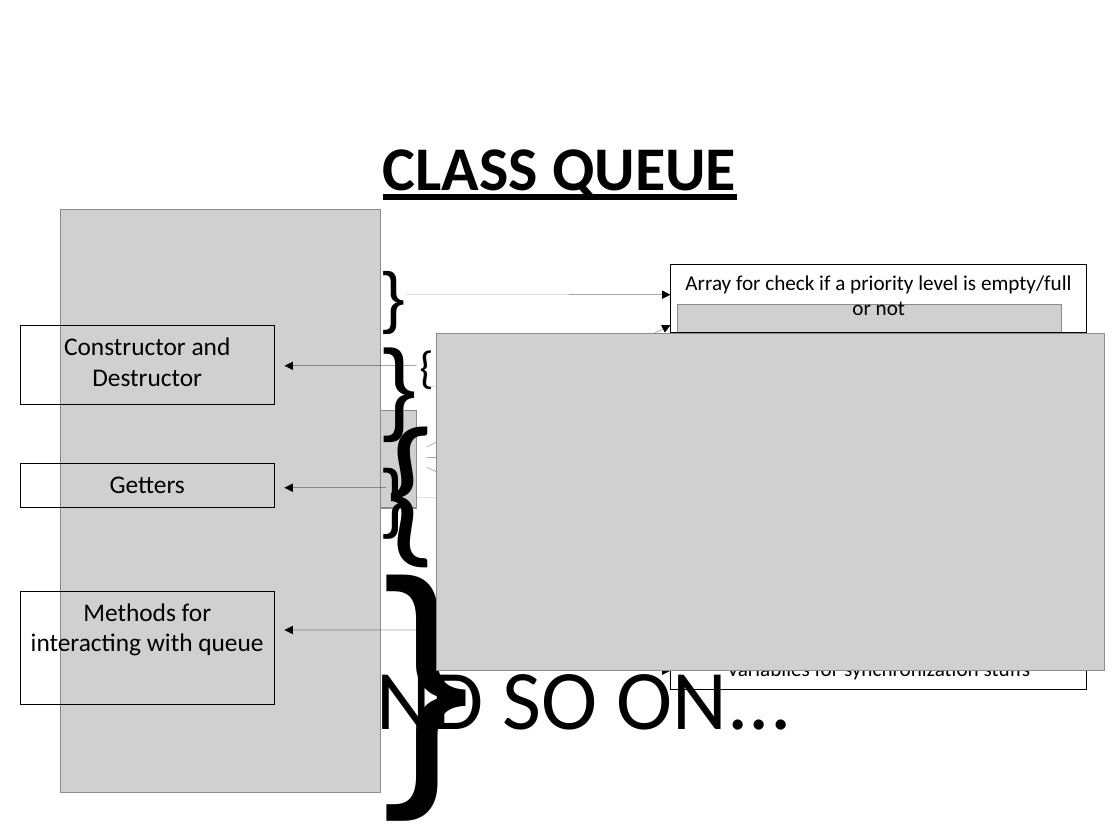
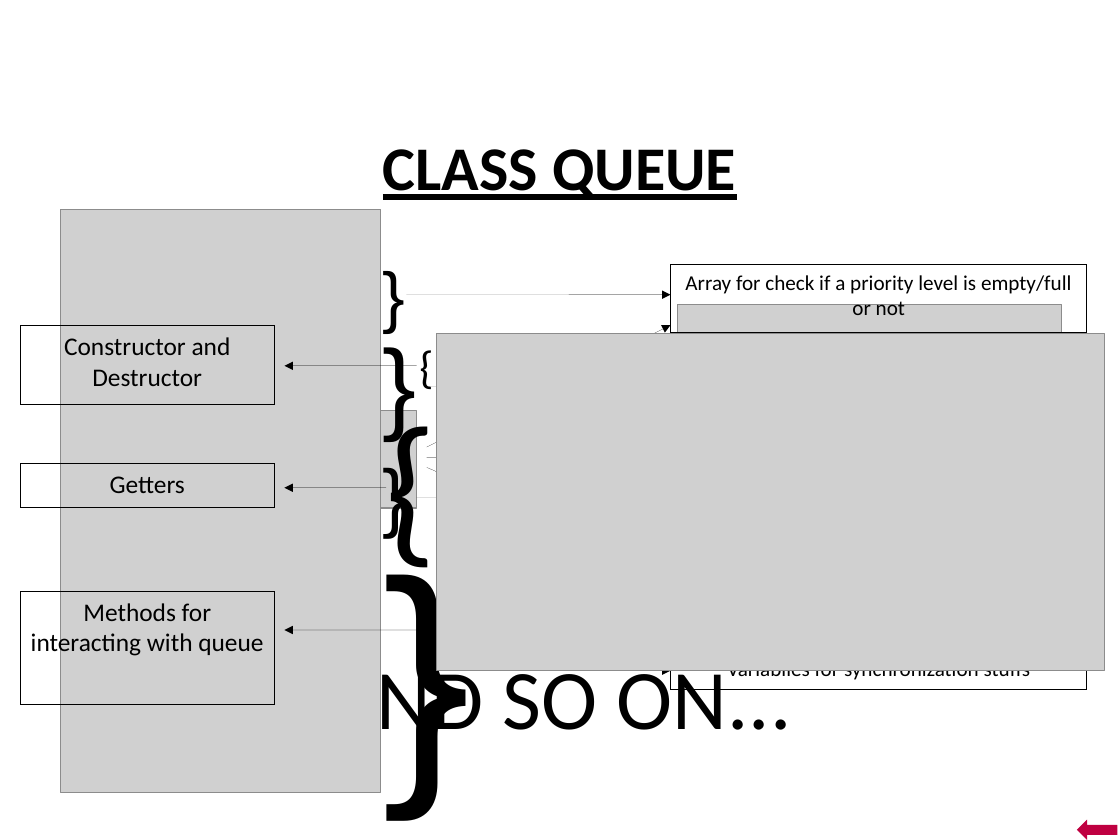
Before and after one commit to AndreaAguzzoli/RTES-Project, a slide deck: slide 3 of code/doc/Presentazione.odp. Drawn at 1120x840 pixels with LibreOffice and Linux fonts; fonts in the diff are those of the drawing; grey boxes stand for pictures; background and template pictures are left out. Boxes give left, top, right and bottom in pixels: in the first picture for what was removed or moved away, otherwise in the second. Text is boxed around its words. In the diff, an @@ line names an element or a change of style, - is before the commit and + after.

```diff
--- a/code/doc/Presentazione.odp
+++ b/code/doc/Presentazione.odp
@@ left arrow added at bbox=[1077, 820, 1118, 840], fill #BF0041 @@
```
Also in this commit, not shown: 2 other slides changed, 4 slides added, 5 other files.
